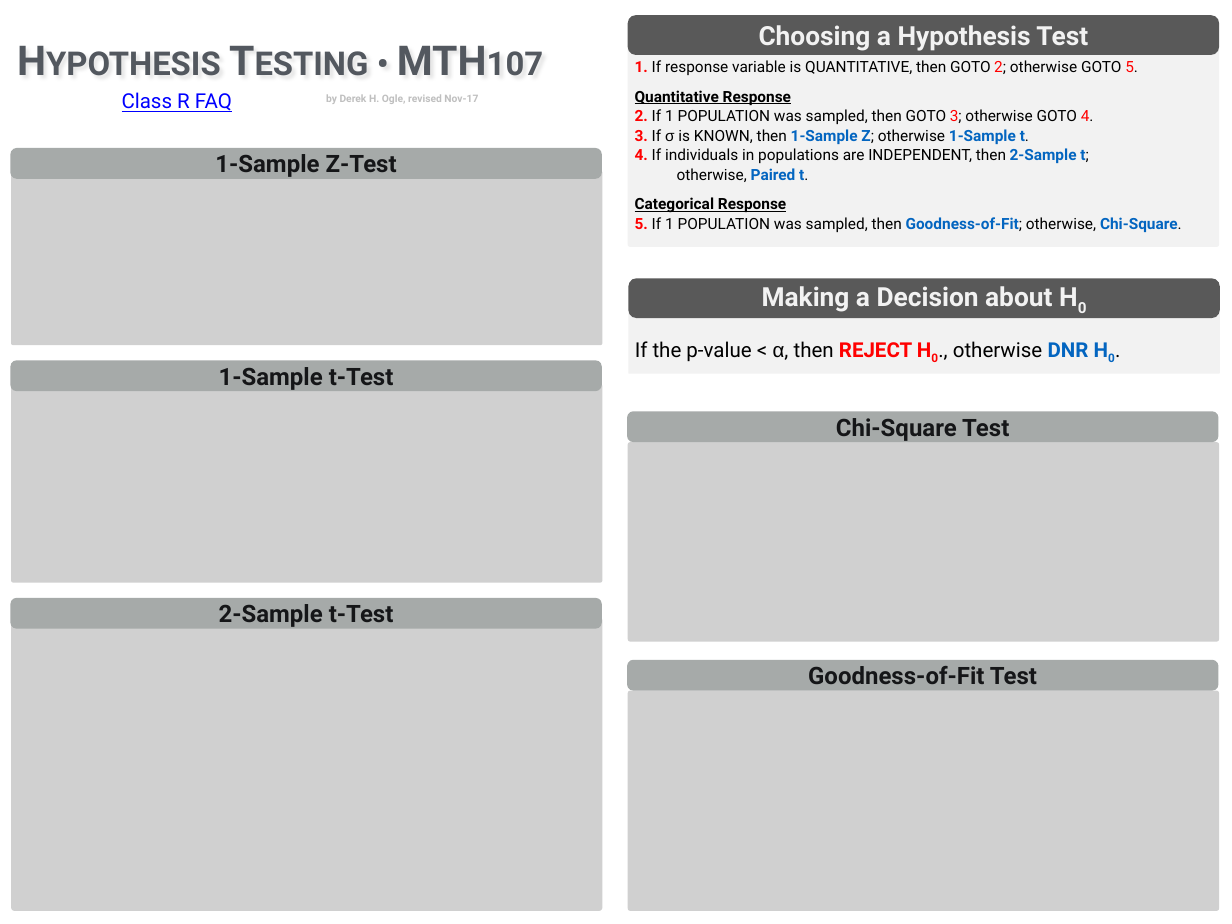
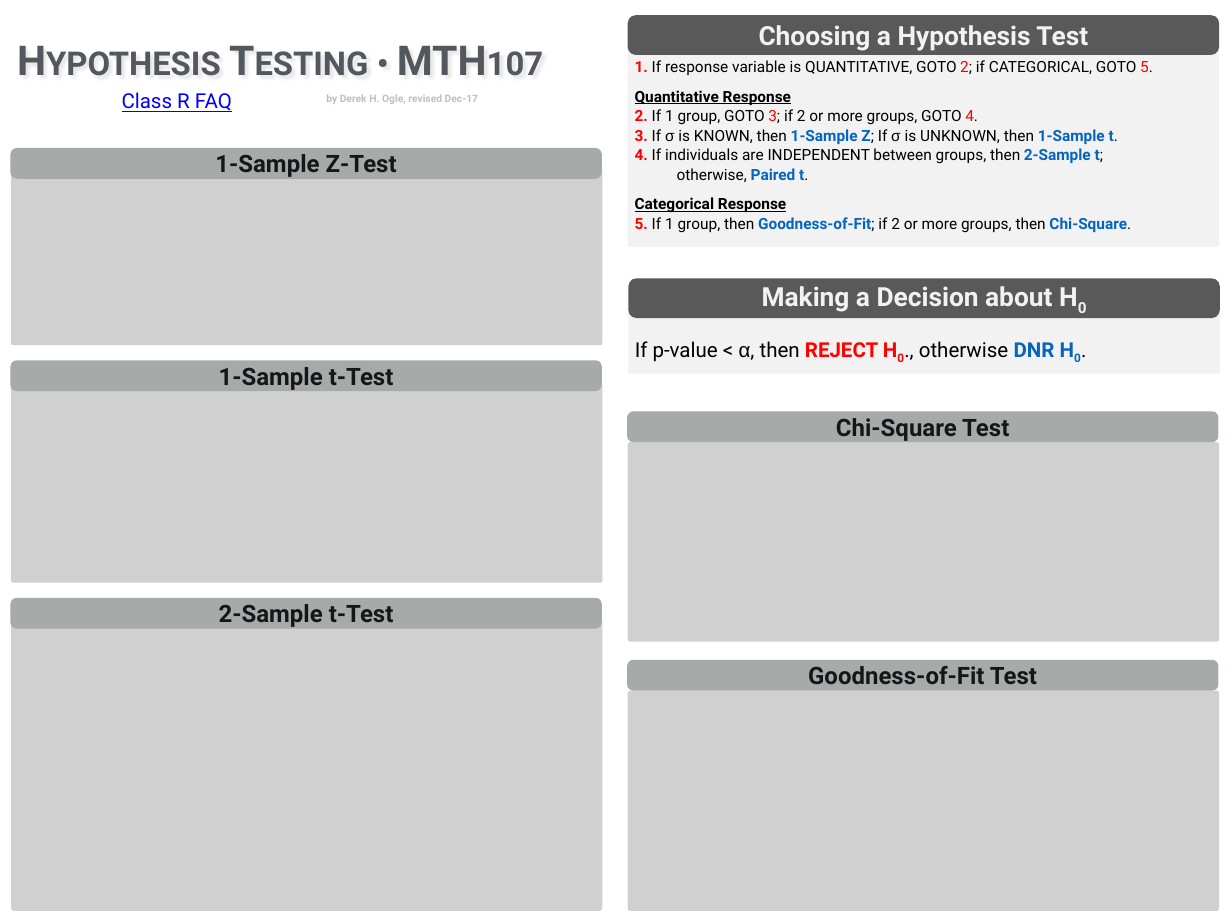
Before and after one commit to droglenc/NCMTH107, a slide deck: slide 1 of resources/MTH107-HOcheatsheet.pptx. Drawn at 1232x924 pixels with LibreOffice and Linux fonts; fonts in the diff are those of the drawing; grey boxes stand for pictures. Boxes give left, top, right and bottom in pixels: in the first picture for what was removed or moved away, otherwise in the second. Text is boxed around its words. In the diff, an @@ line names an element or a change of style, - is before the commit and + after.

```diff
--- a/resources/MTH107-HOcheatsheet.pptx
+++ b/resources/MTH107-HOcheatsheet.pptx
@@ text in rounded rectangle at <box>635,60,1153,75</box>: text changed @@
-1. If response variable is QUANTITATIVE, then GOTO 2; otherwise GOTO 5.
+1. If response variable is QUANTITATIVE, GOTO 2; if CATEGORICAL, GOTO 5.
@@ text at <box>326,94,478,104</box>: text changed @@
-by Derek H. Ogle, revised Nov-17
+by Derek H. Ogle, revised Dec-17
@@ text in rounded rectangle at <box>635,109,1118,164</box>: text changed @@
-2. If 1 POPULATION was sampled, then GOTO 3; otherwise GOTO 4.
-3. If σ is KNOWN, then 1-Sample Z; otherwise 1-Sample t.
-4. If individuals in populations are INDEPENDENT, then 2-Sample t;
+2. If 1 group, GOTO 3; if 2 or more groups, GOTO 4.
+3. If σ is KNOWN, then 1-Sample Z; If σ is UNKNOWN, then 1-Sample t.
+4. If individuals are INDEPENDENT between groups, then 2-Sample t;
@@ text in rounded rectangle at <box>635,217,1131,233</box>: text changed @@
-5. If 1 POPULATION was sampled, then Goodness-of-Fit; otherwise, Chi-Square.
+5. If 1 group, then Goodness-of-Fit; if 2 or more groups, then Chi-Square.
@@ text in rounded rectangle at <box>635,341,1055,362</box>: text changed @@
-If the p-value < α, then REJECT H0., otherwise DNR H0.
+If p-value < α, then REJECT H0., otherwise DNR H0.
```
Also in this commit, not shown: 4 other files.
